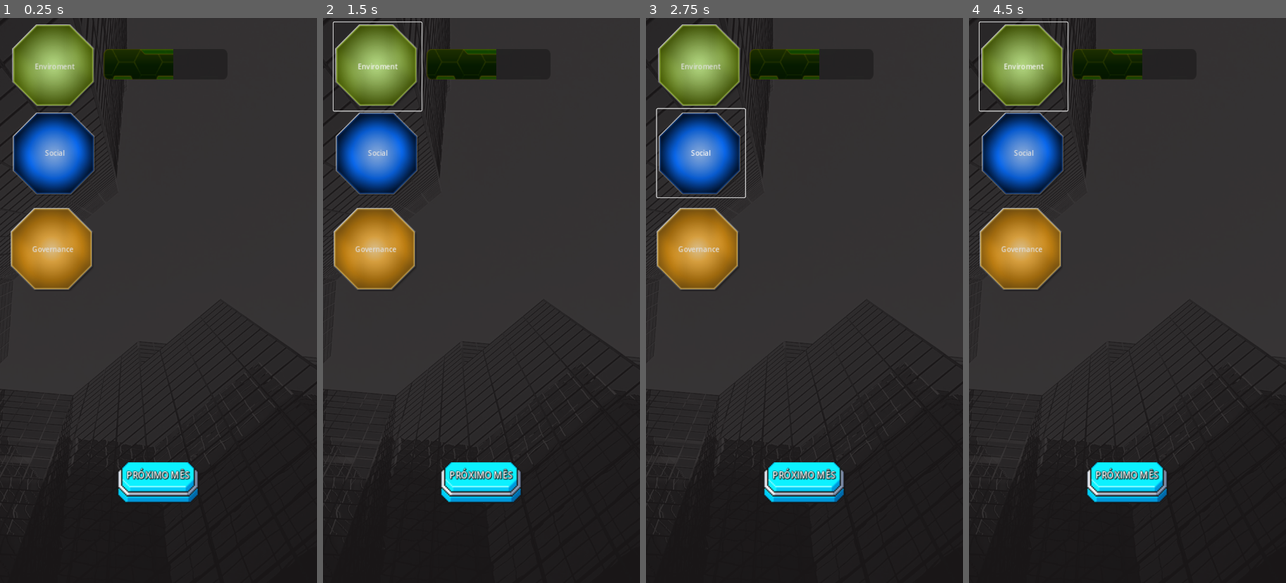
Above: before the commit, frames 1-4 (left to right).
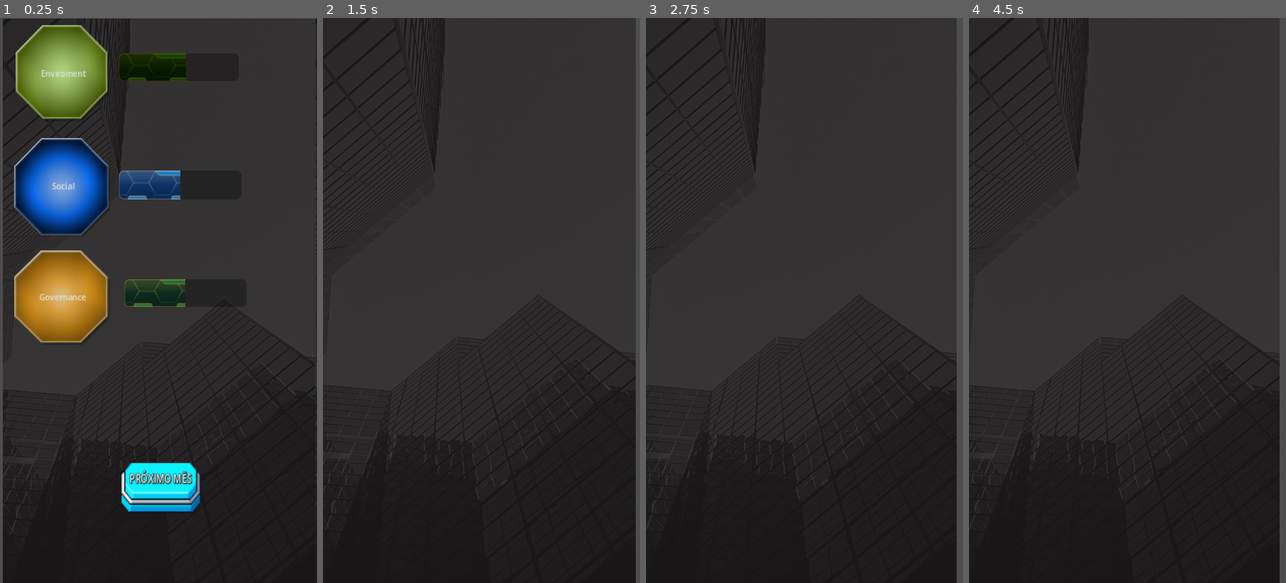
Above: after the commit, the same moments.

Repository: lu1z/hackathon_cpdi
Game: Godot game, scene res://scenes/game.tscn
Same seed, same stepped clock (60 frames per second), same inputs: the game is played once before the commit and once after it.
Inputs (mouse positions are in pixels of both pictures, inside the frame that each line leads up to):
- Up to frame 1 (0.25 s): no input
- Up to frame 2 (1.5 s): click "PRÓXIMO MÊS" at 0.5 s; click (376, 68) at 1.25 s, where only the run before the commit has a clickable "Enviroment"
- Up to frame 3 (2.75 s): click (699, 153) at 2 s, where only the run before the commit has a clickable "Social"
- Up to frame 4 (4.5 s): click (1022, 249) at 2.75 s, where only the run before the commit has a clickable "Governance"; click (1127, 481) at 3.5 s, where only the run before the commit has a clickable "PRÓXIMO MÊS"; click (1022, 68) at 4.25 s, where only the run before the commit has a clickable "Enviroment"

The runs differ from the first frame. In frame 1, 18% of the frame differs, in the area x 0-100%, y 0-100%; in frame 2, 14%; in frame 3, 15%; in frame 4, 15%.

Commit message:
mudanças com camera
mudanças com camera

Diff:
--- a/scenes/game.tscn
+++ b/scenes/game.tscn
@@ -27,6 +27,8 @@
 anchors_preset = 15
 anchor_right = 1.0
 anchor_bottom = 1.0
+offset_top = -10.0
+offset_bottom = -10.0
 grow_horizontal = 2
 grow_vertical = 2
 script = ExtResource("1_bhtn8")
@@ -39,18 +41,18 @@
 texture = ExtResource("2_ncl7v")
 expand_mode = 3
 
-[node name="botaoAvancaTurno" type="TextureButton" parent="."]
+[node name="botaoAvancaTurno" type="TextureButton" parent="TextureRect"]
 layout_mode = 0
-offset_left = 263.0
-offset_top = 1006.0
-offset_right = 327.0
-offset_bottom = 1037.0
+offset_left = 265.877
+offset_top = 822.574
+offset_right = 329.877
+offset_bottom = 853.574
 scale = Vector2(3, 3)
 texture_normal = SubResource("AtlasTexture_ljbtl")
 texture_pressed = SubResource("AtlasTexture_r5qht")
 stretch_mode = 5
 
-[node name="Label" type="Label" parent="botaoAvancaTurno"]
+[node name="Label" type="Label" parent="TextureRect/botaoAvancaTurno"]
 layout_mode = 0
 offset_left = 8.33333
 offset_top = 4.66667
@@ -61,24 +63,24 @@
 label_settings = SubResource("LabelSettings_njcku")
 uppercase = true
 
-[node name="botaoE" type="Button" parent="."]
+[node name="botaoE" type="Button" parent="TextureRect"]
 layout_mode = 2
-offset_left = 24.0
-offset_top = 10.0
-offset_right = 224.0
-offset_bottom = 210.0
+offset_left = 24.2625
+offset_top = 8.17668
+offset_right = 224.262
+offset_bottom = 208.177
+scale = Vector2(1.14082, 0.941476)
 text = "Enviroment"
 icon = ExtResource("2_u7uoc")
 flat = true
 icon_alignment = 1
 
-[node name="progressBarE" type="TextureProgressBar" parent="botaoE"]
+[node name="progressBarE" type="TextureProgressBar" parent="TextureRect/botaoE"]
 layout_mode = 0
 offset_left = 212.0
 offset_top = 60.0
-offset_right = 453.0
-offset_bottom = 115.0
-scale = Vector2(1.16492, 1.2707)
+offset_right = 462.0
+offset_bottom = 120.0
 min_value = -50.0
 max_value = 50.0
 texture_under = ExtResource("5_ka1m2")
@@ -86,27 +88,69 @@
 tint_under = Color(0, 0.0156863, 0, 0.301961)
 tint_progress = Color(0.556863, 0.552941, 0, 1)
 
-[node name="botaoS" type="Button" parent="."]
+[node name="botaoS" type="Button" parent="TextureRect"]
 layout_mode = 2
-offset_left = 25.0
-offset_top = 206.0
-offset_right = 225.0
-offset_bottom = 406.0
+offset_left = 21.2297
+offset_top = 214.229
+offset_right = 221.23
+offset_bottom = 414.229
+scale = Vector2(1.1662, 0.968563)
 text = "Social"
 icon = ExtResource("4_4mtrc")
 flat = true
 icon_alignment = 1
 
-[node name="botaoG" type="Button" parent="."]
+[node name="progressBarS" type="TextureProgressBar" parent="TextureRect/botaoS"]
+layout_mode = 0
+offset_left = 210.0
+offset_top = 70.0
+offset_right = 460.0
+offset_bottom = 130.0
+min_value = -50.0
+max_value = 50.0
+texture_under = ExtResource("5_ka1m2")
+texture_progress = ExtResource("5_ka1m2")
+tint_under = Color(0, 0.0156863, 0, 0.301961)
+
+[node name="botaoG" type="Button" parent="TextureRect"]
 layout_mode = 2
-offset_left = 20.0
-offset_top = 424.0
-offset_right = 220.0
-offset_bottom = 624.0
+offset_left = 20.2187
+offset_top = 423.552
+offset_right = 220.219
+offset_bottom = 623.552
+scale = Vector2(1.16529, 0.925401)
 text = "Governance
 "
 icon = ExtResource("3_e1apg")
 flat = true
 icon_alignment = 1
 
-[connection signal="pressed" from="botaoAvancaTurno" to="." method="_on_botao_avanca_turno_pressed"]
+[node name="progressBarG" type="TextureProgressBar" parent="TextureRect/botaoG"]
+layout_mode = 0
+offset_left = 222.0
+offset_top = 64.0
+offset_right = 472.0
+offset_bottom = 124.0
+min_value = -50.0
+max_value = 50.0
+texture_under = ExtResource("5_ka1m2")
+texture_progress = ExtResource("5_ka1m2")
+tint_under = Color(0, 0.0156863, 0, 0.301961)
+tint_progress = Color(1, 0.87763, 0.308402, 1)
+
+[node name="Camera2D" type="Camera2D" parent="TextureRect"]
+position = Vector2(356.861, 522.49)
+scale = Vector2(1.01094, 0.817668)
+position_smoothing_enabled = true
+
+[node name="paginaPergunta" type="TextureRect" parent="."]
+layout_mode = 0
+offset_left = 710.0
+offset_top = -3.0
+offset_right = 1441.0
+offset_bottom = 1053.0
+scale = Vector2(0.986851, 1.22299)
+texture = ExtResource("2_ncl7v")
+expand_mode = 3
+
+[connection signal="pressed" from="TextureRect/botaoAvancaTurno" to="." method="_on_botao_avanca_turno_pressed"]
--- a/scripts/game_manager.gd
+++ b/scripts/game_manager.gd
@@ -36,13 +36,13 @@
 		else:
 			score_manager.apply_scores(question_manager.current.esg, Question.no_group)
 		score_manager.print_score()
-		$botaoE/progressBarE.value = score_manager.get_current_enviroment_score()
+		$TextureRect/botaoE/progressBarE.value = score_manager.get_current_enviroment_score()
 		print("------------------endturn: " + str(turn) + " ------------------")
 
 		if score_manager.check_win_condition():
 			print("---------------------Won-------------------")
 			break
-		await $botaoAvancaTurno.pressed
+		await $TextureRect/botaoAvancaTurno.pressed
 
 
 # Called every frame. 'delta' is the elapsed time since the previous frame.
@@ -53,3 +53,4 @@
 func _on_botao_avanca_turno_pressed():
 	print("Next turn pressed")
 	turn += 1
+	$TextureRect/Camera2D.set_position(Vector2(1098,529))
